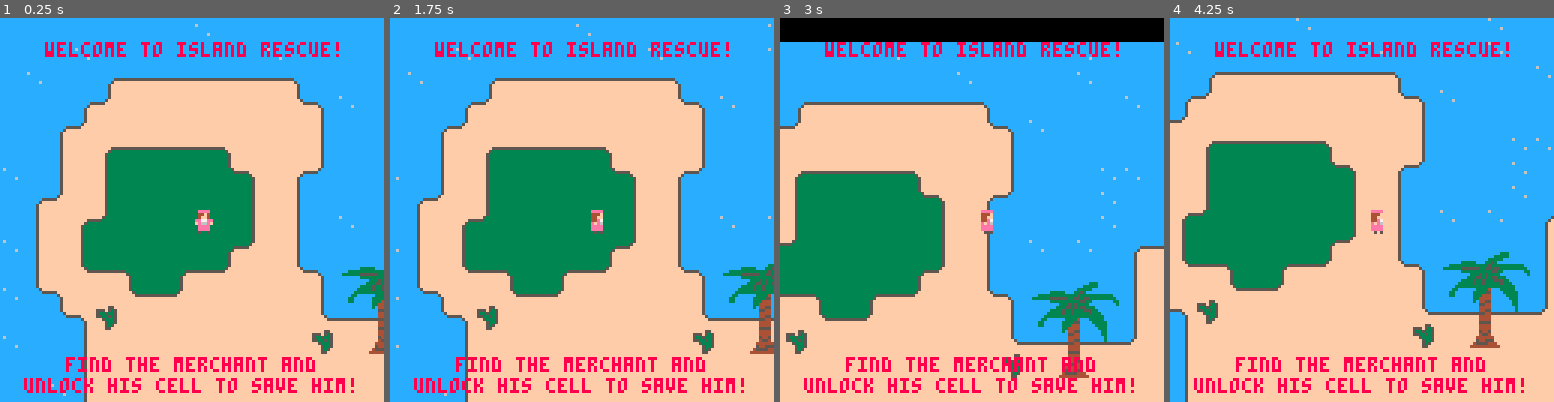
Above: before the commit, frames 1-4 (left to right).
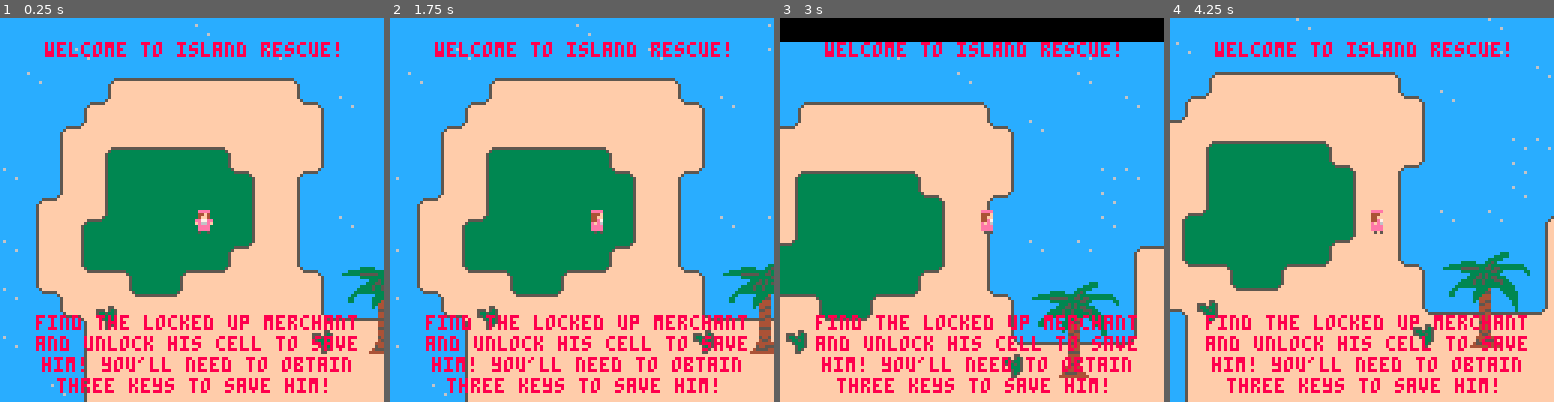
Above: after the commit, the same moments.

Repository: gutsuv/TAP-project
Game: PICO-8 cartridge test2.p8
The game is run twice, just before and just after one commit, with the same random seed, the same clock (stepped at 60 frames per second) and the same inputs.
Inputs:
- Up to frame 1 (0.25 s): no input
- Up to frame 2 (1.75 s): tap X (X key) at 0.33, 1.07 s; tap O (Z key) at 0.7, 1.7 s; hold Right from 1.6 s (still down)
- Up to frame 3 (3 s): tap X (X key) at 1.85, 2.97 s; release Right at 2.1 s; tap O (Z key) at 2.1, 2.5, 2.9 s; hold Up 2.15-2.42 s; hold Right from 2.47 s (still down)
- Up to frame 4 (4.25 s): release Right at 3.03 s; hold Left 3.08-3.58 s; tap O (Z key) at 3.3, 3.7, 4.1 s; hold Down 3.63-3.97 s; hold Right from 4.02 s (still down); tap X (X key) at 4.08 s

The runs differ from the first frame. In frame 1, 5.6% of the frame differs, in the area x 6-93%, y 77-98%; in frame 2, 5.6%; in frame 3, 5.6%; in frame 4, 5.6%.

Commit message:
finished game, woohoo

Diff:
--- a/test2.p8
+++ b/test2.p8
@@ -53,12 +53,31 @@
 	questthree.y = 82
 
 	questthreeboolean = false
+	buttonselected = false
+
+	buttonorange = {}
+	buttonorange.sprite = 121
+	buttonorange.x = 592
+	buttonorange.y = 72
+
+	buttonbrown = {}
+	buttonbrown.sprite = 120
+	buttonbrown.x = 624
+	buttonbrown.y = 72
+
+	buttonyellow = {}
+	buttonyellow.sprite = 122
+	buttonyellow.x = 592
+	buttonyellow.y = 104
+
+	buttonred= {}
+	buttonred.sprite = 123
+	buttonred.x = 624
+	buttonred.y = 104
 
 	player = {}
 	player.x = 64
 	player.y = 64
-	//player.x = 900
-	//player.y = 50
 	player.sprite = 1
 	player.speed = 1
 	player.moving = false
@@ -241,14 +260,18 @@
 	// game beginning text
 	if player.x < 120 and player.y < 90 then
 		print("welcome to island rescue!", player.x - 49, player.y - 56, 8)
-		print("find the merchant and", player.x - 42, player.y + 49, 8)
-		print("unlock his cell to save him!", player.x - 56, player.y + 56, 8)
+		print("find the locked up merchant", player.x - 52, player.y + 35, 8)
+		print("and unlock his cell to save", player.x - 52, player.y + 42, 8)
+		print("him! you'll need to obtain ", player.x - 50, player.y + 49, 8)
+		print("three keys to save him!", player.x - 45, player.y + 56, 8)
 	end
 
 	// game end text with merchant
 	if player.x >= merchant.x and player.x <= merchant.x + 16 and player.y >= merchant.y and player.y <= merchant.y + 16 then
-		print("you found the merchant!", player.x - 56, player.y - 56, 8)
-		print("he dabs and says thanks!", player.x - 56, player.y - 49, 8)
+		print("you found the merchant!", player.x - 44, player.y - 56, 8)
+		print("he dabs and says thanks!", player.x - 46, player.y - 49, 8)
+
+		print("congratulations!", player.x - 32, player.y + 56, 8)
 	end
 
 	// quest one
@@ -317,6 +340,81 @@
 		print("bring back the coconut", player.x - 49, player.y + 56, 8)
 	end
 
+	// quest three
+	if player.x >= questthree.x - 12 and player.x <= questthree.x + 12 and player.y >= questthree.y - 12 and player.y <= questthree.y + 12 then
+		if questthreeboolean == false and buttonselected == false then
+			print("hey kid, i forgot what color", player.x - 60, player.y - 56, 8)
+			print("cocunuts are. im getting old.", player.x - 56, player.y - 49, 8)
+			print("can you activate the coconut", player.x - 56, player.y - 42, 8)
+			print("colored box to the east?", player.x - 49, player.y - 35, 8)
+		end
+
+		if questthreeboolean == false and buttonselected == true then
+			print("i don't think that's correct", player.x - 54, player.y - 56, 8)
+		end
+
+		if questthreeboolean == true and buttonselected == true then
+			print("thanks for the help kid", player.x - 46, player.y - 56, 8)
+			print("you have obtained a key", player.x - 46, player.y - 42, 8)
+
+			if keythree == false then
+				keythree = true
+				keycounter = keycounter + 1
+			end
+
+			print("keys obtained: "..keycounter, player.x - 28, player.y + 56, 8)
+		end
+	end
+
+	// if standing on certain button, make it green and turn off other buttons
+	if player.x >= buttonorange.x - 4 and player.x <= buttonorange.x + 4 and player.y >= buttonorange.y - 4 and player.y <= buttonorange.y + 4 then
+		buttonselected = true
+
+		buttonorange.sprite = 125
+		buttonbrown.sprite = 120
+		buttonyellow.sprite = 122
+		buttonred.sprite = 123
+
+		print("return to the man", player.x - 42, player.y + 56, 8)
+	end
+
+	if player.x >= buttonbrown.x - 4 and player.x <= buttonbrown.x + 4 and player.y >= buttonbrown.y - 4 and player.y <= buttonbrown.y + 4 then
+		buttonselected = true
+
+		if questthreeboolean == false then
+			questthreeboolean = true
+		end
+
+		buttonorange.sprite = 121
+		buttonbrown.sprite = 124
+		buttonyellow.sprite = 122
+		buttonred.sprite = 123
+
+		print("return to the man", player.x - 42, player.y + 56, 8)
+	end
+
+	if player.x >= buttonyellow.x - 4 and player.x <= buttonyellow.x + 4 and player.y >= buttonyellow.y - 4 and player.y <= buttonyellow.y + 4 then
+		buttonselected = true
+
+		buttonorange.sprite = 121
+		buttonbrown.sprite = 120
+		buttonyellow.sprite = 126
+		buttonred.sprite = 123
+
+		print("return to the man", player.x - 42, player.y + 56, 8)
+	end
+
+	if player.x >= buttonred.x - 4 and player.x <= buttonred.x + 4 and player.y >= buttonred.y - 4 and player.y <= buttonred.y + 4 then
+		buttonselected = true
+
+		buttonorange.sprite = 121
+		buttonbrown.sprite = 120
+		buttonyellow.sprite = 122
+		buttonred.sprite = 127
+
+		print("return to the man", player.x - 42, player.y + 56, 8)
+	end
+
 	// locked cells text
 	if player.x >= merchant.x - 6 and player.x <= merchant.x + 12 and player.y >= merchant.y + 24 and player.y <= merchant.y + 30 and keycounter < 3 then
 		print("you will need 3 keys to unlock!", player.x - 60, player.y - 56, 8)
@@ -337,14 +434,21 @@
 end
 
 function _draw()
- cls()
+	cls()
 	map(0, 0, 0, 0, 128, 64)
 	spr(merchant.sprite, merchant.x, merchant.y)
 	spr(questone.sprite, questone.x, questone.y)
 	spr(questtwo.sprite, questtwo.x, questtwo.y)
 	spr(questthree.sprite, questthree.x, questthree.y)
+
+	spr(buttonorange.sprite, buttonorange.x, buttonorange.y)
+	spr(buttonbrown.sprite, buttonbrown.x, buttonbrown.y)
+	spr(buttonyellow.sprite, buttonyellow.x, buttonyellow.y)
+	spr(buttonred.sprite, buttonred.x, buttonred.y)
+
 	spr(coconut.sprite, coconut.x, coconut.y)
 	spr(morecoconut.sprite, morecoconut.x, morecoconut.y)
+
 	spr(player.sprite, player.x, player.y)
 
 	camera(player.x - 64, player.y - 64)
@@ -493,18 +597,18 @@
 16162b273535353535353535351516164545454545454545454545451e45454545451e45451e454545505152534545454545451e454545451e4545452b262626262626262626262c4545454545454545454545451e454545454545454545454545454545454545452b26266026606162632c454545451e454545451e45454545
 1616173508090909090a353535151616451e1e454545451e45451e45454545454545451e45452b262660616263262c45454545454545454545451e45175c5d5b5c5d5b5c5d5b5c151e454545454545454545454545454545451e454545454545451e4545451e4545175c5d704b4b717273151e45454545454545451e45454545
 1e1617351819191919370a35053c1616451e454545451e4545454545451e454545451e1e4545175c5d707172735c151e4545451e1e4545454545452b276c6d6b6c3d6b6c6d6b6c15454545454545454545454545451e1e454545454545451e4545451e454f4f4f4f4f4c4c6b76776b6c6d151645454545454545454545454545
-162b27351819191919191a3515161616451e4545454545454545454545454545454545454545176c6d6b6c6d6b6c1516454545454540414243162b274b4c4d4b4c4d4b4c4d4b4c2526262c45454545451e45454545451e45454545451e1e1e45454545164f4b4b4b4f4c4b5d5b5c5d5b5c15161e45451e45454545451e454545
-161735083819191919191a3515161e161e452b262626262626262c45454545454545452b2626274c4d4b4c4d4b4c2526262c454545505152532b275d5b5c5d5b0809090a5d5b5c5d5b5c151e454545454545454545454545451e454545454545451616164f5d4f4f4f5c4f4f4f4f4f4f4f4f164516451e451e1e1e4545454545
-1e1735181919191919392a5b151616164545173535353535353515451e404142434545175c5d5b5c5d5b5c5d5b5c5d5b5c151e452b60616263276c6d6b356d083819191a6d6b6c6d6b6c252c45451e4545454545451e4545451e451e45454516161616164f6d6b6c4f6c4f4d4b4c4d4b4c4f4f45451e45454545454545451e45
-16173528293a1939292a5b5b252c404142431735353535353535151e45505152531e2b276c6d6b6c6d6b6c6d35356d6b6c151e2b27707172734b4c4d4b35351819191937090a4c4d4b4c4d25262626262c454545454545454545451e454545164f4f4f4f4f4f4f4b4f5b4f4f4f4f4f4f5c5d4f45454545454545454545454545
-1e3b07353528292a4c5b5b5b35155051525317353535353535352526266061626326274b4c4d4b4c4d4b3d35354c4d4b4c2526275c5d5b5c5d5b5c5d5b5c5d1819191919191a5c5d5b3d5d5b5c5d5b5c1545451e4545454545454545454516164f6d6b4c5c5d5b5c4f6b6c6d4b356d4f4f4b4f4f454545451e45451e1e454545
-16163b073d353535705b5b73352560616263273535353535355d5b5c5d707172735c5d5b5c5d5b5c5d5b5c355b5c5d5b5c5d5b6b0809090a6d6b6c6d6b6c6d2829292929292a6c6d6b6c6d6b6c6d6b6c1545454647451e47451616164f4f4f4f4f4d4f4f4f4f4f4f4f4f4f4f4f4f4d4b4f4d4b4f161e45454545454545454545
-1e1616173535353535353535353d707172734d4b4c4d4b6b6c6d6b6c6d6b6c6d6b6c6d6b6c6d6b6c6d6b35356b6c6d6b6c6d6b4b1819191a4d4b4c4d4b4c4d4b4c4d4b4c4d4b4c4d4b4c4d4b4c4d4b4c252c5556575556574f4f4f4f4f5c5d5b5c5d5b4b4c4d4c4c4c4c4c5d5b4f4f5b4f4f5b4f164545454545454545454545
-161616174c4d4b4c4d4b4c4d4b4c4d4b4c4d5d5b3535354b4c4d4b4c4d3d4c4d4b4c4d4b4c4d4b4c4d35354d4b4c4d4b4c4d08093819191a5d5b5c5d5b5c5d5b5c5d5b5c5d5b5c5d5b5c5d5b5c5d5b5c5d15651e671e66674f4b6c6d6b6c4f4f4f4f4f4f4f4f4f4f4f4f4f4f6b4f6d354f6d4b4f16164545451e454545451e45
-16161e175c5d5b5c5d5b5c5d5b5c5d5b5c5d6d6b6c6d6b5b355d5b5c5d5b5c5d5b5c5d5b5c5d5b5c5d5b5c5d5b5c5d5b080938191919392a6d6b0506076c6d6b6c6d6b6c3d6b6c6d6b05060606060606063c45461e4546164f4b4f4f4f4c4d4b4c4d4b6b6c6d4c4c4c4c4c4f354f354f4f4b4f4f161645454545454545454545
+162b27351819191919191a3515161616451e4545454545454545454545454545454545454545176c6d6b6c6d6b6c1516454545454540414243162b274b4c4d4b4c4d4b4c4d4b4c2526262626262626262c45454545451e45454545451e1e1e45454545164f4b4b4b4f4c4b5d5b5c5d5b5c15161e45451e45454545451e454545
+161735083819191919191a3515161e161e452b262626262626262c45454545454545452b2626274c4d4b4c4d4b4c2526262c454545505152532b275d5b5c5d5b0809090a5d5b5c5d5b5c3535353535351545454545454545451e454545454545451616164f5d4f4f4f5c4f4f4f4f4f4f4f4f164516451e451e1e1e4545454545
+1e1735181919191919392a5b151616164545173535353535353515451e404142434545175c5d5b5c5d5b5c5d5b5c5d5b5c151e452b60616263276c6d6b356d083819191a6d6b6c4b6b353535354b353515454545451e4545451e451e45454516161616164f6d6b6c4f6c4f4d4b4c4d4b4c4f4f45451e45454545454545451e45
+16173528293a1939292a5b5b252c404142431735353535353535151e45505152531e2b276c6d6b6c6d6b6c6d35356d6b6c151e2b27707172734b4c4d4b35351819191937090a4c4d4b4c4d353535353515454545454545454545451e454545164f4f4f4f4f4f4f4b4f5b4f4f4f4f4f4f5c5d4f45454545454545454545454545
+1e3b07353528292a4c5b5b5b35155051525317353535353535352526266061626326274b4c4d4b4c4d4b3d35354c4d4b4c2526275c5d5b5c5d5b5c5d5b5c5d1819191919191a5c5d5b4b5d5b5c5d5b5c1545451e4545454545454545454516164f6d6b4c5c5d5b5c4f6b6c6d4b356d4f4f4b4f4f454545451e45451e1e454545
+16163b073d353535705b5b73352560616263273535353535355d5b5c5d707172735c5d5b5c5d5b5c5d5b5c355b5c5d5b5c5d5b6b0809090a6d6b6c6d6b6c6d2829292929292a6c6d6b6c4b4b4b4b6b6c1545454647451e47451616164f4f4f4f4f4d4f4f4f4f4f4f4f4f4f4f4f4f4d4b4f4d4b4f161e45454545454545454545
+1e1616173535353535353535353d707172734d4b4c4d4b6b6c6d6b6c6d6b6c6d6b6c6d6b6c6d6b6c6d6b35356b6c6d6b6c6d6b4b1819191a4d4b4c4d4b4c4d4b4c4d4b4c4d4b4c4d4b4c354b4c4d354c15165556575556574f4f4f4f4f5c5d5b5c5d5b4b4c4d4c4c4c4c4c5d5b4f4f5b4f4f5b4f164545454545454545454545
+161616174c4d4b4c4d4b4c4d4b4c4d4b4c4d5d5b3535354b4c4d4b4c4d3d4c4d4b4c4d4b4c4d4b4c4d35354d4b4c4d4b4c4d08093819191a5d5b5c5d5b5c5d5b5c5d5b5c5d5b5c5d5b5c5d5b5c5d5b5c1516651e671e66674f4b6c6d6b6c4f4f4f4f4f4f4f4f4f4f4f4f4f4f6b4f6d354f6d4b4f16164545451e454545451e45
+16161e175c5d5b5c5d5b5c5d5b5c5d5b5c5d6d6b6c6d6b5b355d5b5c5d5b5c5d5b5c5d5b5c5d5b5c5d5b5c5d5b5c5d5b080938191919392a6d6b0506076c6d6b6c6d4b6c3d6b6c6d6b050606060606063c1645461e4546164f4b4f4f4f4c4d4b4c4d4b6b6c6d4c4c4c4c4c4f354f354f4f4b4f4f161645454545454545454545
 1e4546176c6d6b6c6d6b6c6d6b6c6d6b6c6d4d4b4c3d4b6b6c6d6b6c6d6b6c6d6b6c6d6b6c6d6b6c6d6b6c6d6b6c08093819191919392a4c4d4b15563b06074b4c4d4b4c4d4b4c4d4b155556571e565756571e56571e56164f4d5c5d4f4f4f4f4b4f4f4f4f4f4f4f4f4f4f4f5b4f5d5b5c5d5b4f1645451e4545454545454545
 555556174c4d4b4c4d4b4c0809090a4b4c354b4c4d4b4c4d354c4d4b4c4d4c4d4b4c4d0809090a4c4d4b4c4d0809381919191919392a5b5c5d5b151e55563b060606060606060606063c651e671e1e6766676566674f4f4f4f4f4f6d6b4f5c5d5b4f5d4c4c4f4c4c4c6b6c4b6b4f4f4f4f4f6b4f1645451e451e4545451e4545
-656566175c5d5b5c5d5b5c1819191a5b5c5d5b5c5d5b5c5d5b5c5d5b5c5d5c5d5b5c5d18191937090909090938191919191919392a6d6b6c3d6b1546651e67471e4647451e474546474546471e4546161616161e164f4b4b6c6d4f4f4b4f4f4f4f4f4c4f4c4f4c4f4c4f4f4f4b4f4c4b4c4d4b4f164545454545454545454545
+656566175c5d5b5c5d5b5c1819191a5b5c5d5b5c5d5b5c5d5b5c5d5b5c5d5c5d5b5c5d18191937090909090938191919191919392a6d6f6c3d6b1546651e67471e4647451e474546474546471e4546161616161e164f4b4b6c6d4f4f4b4f4f4f4f4f4c4f4c4f4c4f4c4f4f4f4b4f4c4b4c4d4b4f164545454545454545454545
 451e463b076d6b6c6d6b6c181919370a6c6d6b6c6d6b6c6d6b6c6d6b6c6d6c6d6b6c6d181919191919191919191919191919191a6d6b6c6d6b6c1556571e56575556571e565755561e551e57555556161e161616164f4d4f4f4d4b4f4d4b4c4d4b4f4c4f4c4c4c4f5d4f5c4f5b4f5d4f4f4f4f4f164545454545454545454545
 55555616174d4b4c4d4b4c181919191a4c4d4b4c4d4b4c4d4b4c4d4b4c4d4b4c4d4b4c283a19191919190d0e0e0e0e0e0e0f191a4c4d4b4c4d4c25262c65666765666765661e65666765666765652b6026262626264f5d5b4f4f5b4f4f4f4f4f5b4f4f4f4f4f4f4f6d4f6c4f6b4f6d6b4f161616161e454545451e4545454545
 6565661e175d5b5c5d5b5c282929292a355d5b5c5d5b5c5d5b5c5d5b5c5d5b5c5d5b5c5d283a191919191d1e161616161e1b0f1a5c5d5b5c5d355d4b252c1e4041424345461e454647451e471e46177035357373734f4f6b354f6b4f4c6b6c6d6b4f4c4c4c4c4b4c4d4f4c4f4b4f4f4b4f161645451e451e45451e4545454545
@@ -515,7 +619,7 @@
 551e1e3b06074b4c4d4b4c4d4b4c4d4b4c4d4b155657555657551e575517354c4d4b4c4d4b4c4d1819191919191919191919191919191919370a4c4d4c6b6c6d6b6c6d6b6c6d6b6c6d6b6b6c6d6c6d6b6c6d6b6c6d6b6c6b6c4f4f4f4f4f6c4f6b4f6d4f4f4f6b6c6d4f6c6d6b6c4f454545454545451e1e4545451e45454545
 6565666765175b5c5d5b5c5d5b5c5d5b5c5d5b151e671e6667651e1e653b075c5d5b5c5d5b5c083819191939292929293a1919191919191919370a5d5c4b4c4d4b4c4d4b4c4d4b4c4d3d4c4d4b4c4d4b4c4d4b4c4d4b08090a354c4c4c4d4b4f4b4f4d4b4c4f4f4f4f4f4f4f4f4f4f4545451e4545451e454545454545454545
 4545464745176b6c6d6b6c6d6b6c6d6b6c6d6b1546471e464745461e45463b076d6b6c6d080938191919191a6d6b6c6d283a191919190d0e0f1937090909090a5b5c5d5b5c5d5b5c5d5b5c5d5b5c5d5b5c5d5b5c5d5b18191a355d4f4f4f5b4f5b4f4f4f5c4f454545454545454545451e454545454545454545454545454545
-1e551e5755174b4c4d4b4c4d4b4c4d4b4c3d4b1556575556571e565755561e174d4b4c4d180d0e0f1919392a4d4b354d4b283a1919191d1e1f1919191919191a6b6c6d6b6c6d6b6c6d6b6c6d6b6c6d6b6c6d6b356d6b28292a356d6b6c4f4f4f6b6c6d4f6c4f4545451e451e45454545454545454545454545451e4545454545
+1e551e5755174b4c4d4b4c4d4b4c4d4b4c3d4b1556575556571e565755561e174d4b4c4d180d0e0f1919392a4d4b354d4b283a1919191d1e1f1919191919191a6b6c6d6b6c6d5e6c6d6b6c6d6b6c6d6b6c6d6b356d6b28292a356d6b6c4f4f4f6b6c6d4f6c4f4545451e451e45454545454545454545454545451e4545454545
 45651e6765175b5c5d5b5c5d5b5c5d5b5c5d5b252c6765666765666765661e175d5b5c08381d1e1f19392a5c5d5b35355b5c28293a192d2e2f3929292929292a4b4c4d4b4c4d4b4c4d4b4c4d4b4c4d4b4c4d4b4c4d4b4c4d4b4c4d4b4c4d4b4f4f4f4d4b4b4f45451e45454545454545451e45451e4545454545454545454545
 5545461e45176b6c6d6b6c6d4b4c4d4b4c4d4b4c252c1e40414243472b2626276d6b6c18192d2e2f392a4b4c4d4b4c35354c4d6b283a1919191a5b5c5d5b5c5d5b5c35355c5d5b5c5d5b5c5d5b5c5d5b5c5d5b5c5d5b5c5d5b5c5d5b5c5d5b5c5b4f4f4f4f4f45454545454545454545451e454545451e1e4545454545454545
 
Not shown, changed: 26 lines of the sprite sheet (__gfx__) section of test2.p8
